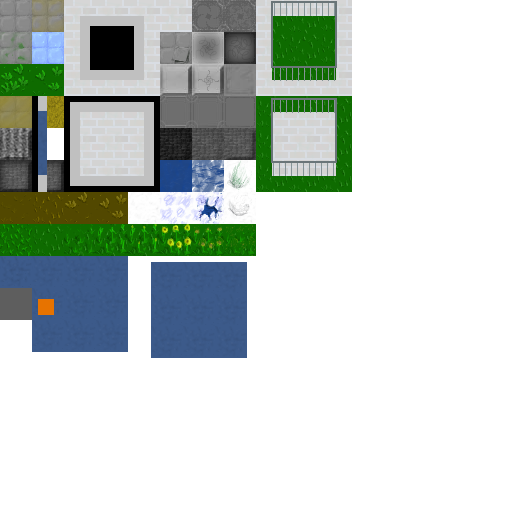
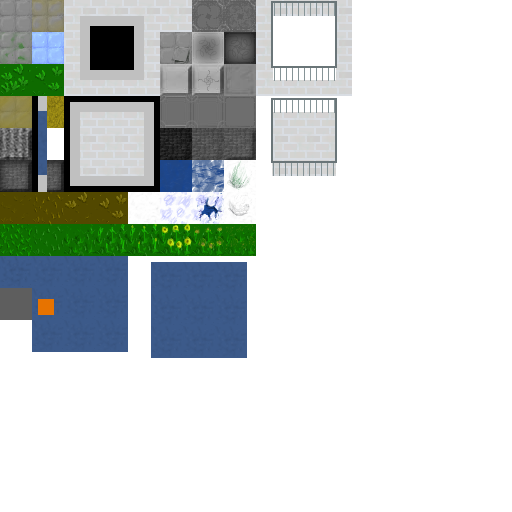
Layers edited between the first and the second 512 x 512 image:
hid "Pasted Layer #1" over [256, 96, 352, 192]
painted on "Flur 9 #2" over [256, 96, 352, 192]
hid "Pasted Layer" over [272, 16, 336, 80]
painted on "Flur 9 #3" over [273, 16, 336, 80]
